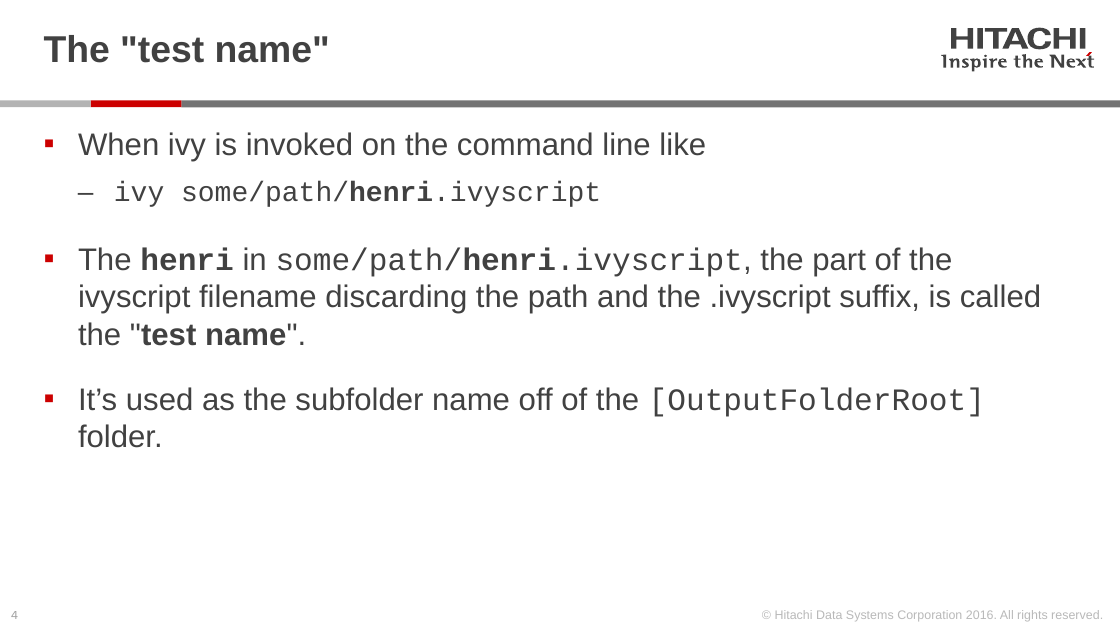
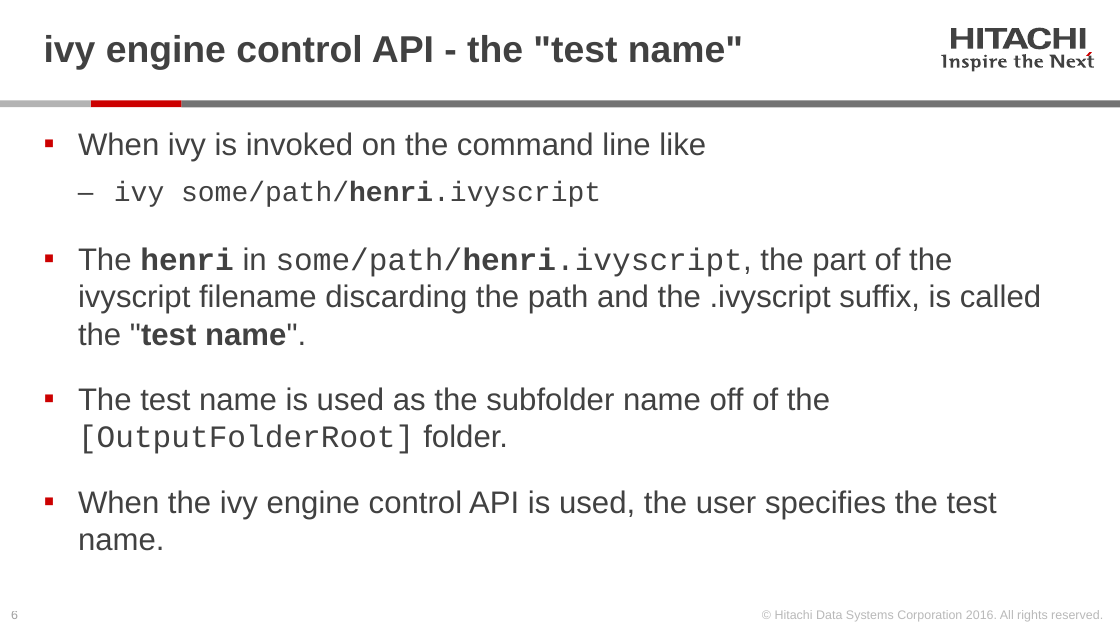
Before and after one commit to Hitachi-Data-Systems/ivy, a slide deck: slide 6 of doc/Programming ivy reference - 2 of 2 - ivy engine.pptx (slide 4 before the commit). Drawn at 1120x630 pixels with LibreOffice and Linux fonts; fonts in the diff are those of the drawing. Boxes give left, top, right and bottom in pixels: in the first picture for what was removed or moved away, otherwise in the second. Text is boxed around its words. In the diff, an @@ line names an element or a change of style, - is before the commit and + after.

Commit message:
position for ivy engine control API to use JSON format for select clauses in ivyscript

```diff
--- a/doc/Programming ivy reference - 2 of 2 - ivy engine.pptx
+++ b/doc/Programming ivy reference - 2 of 2 - ivy engine.pptx
@@ title at [44,35,743,70]: text changed @@
-The "test name"
+ivy engine control API - the "test name"
@@ text at [78,387,997,551]: text changed @@
-▪ It’s used as the subfolder name off of the [OutputFolderRoot] folder.
+▪ The test name is used as the subfolder name off of the [OutputFolderRoot] folder.
+▪ When the ivy engine control API is used, the user specifies the test name.
@@ page number at [11,611,18,619]: text changed @@
-4
+6
```
Also in this commit, not shown: 8 other slides changed, 3 slides added, 3 other files.
